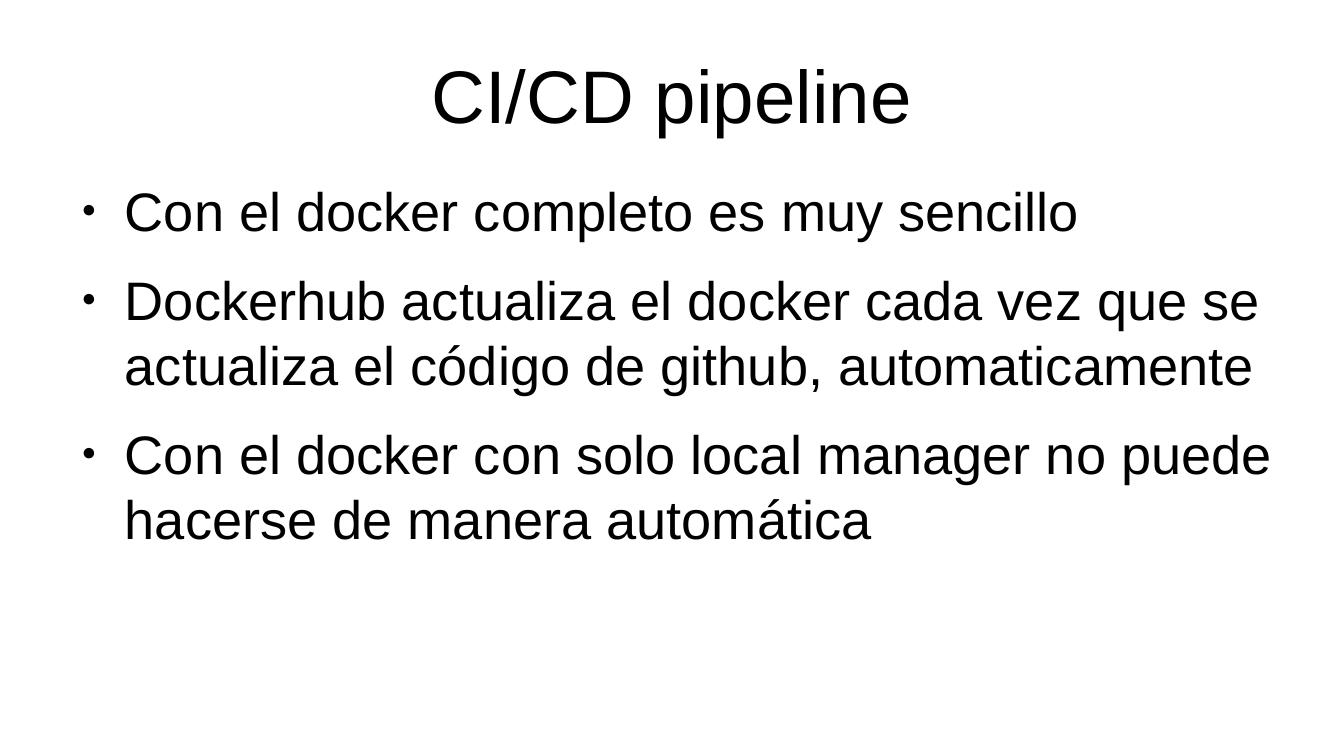
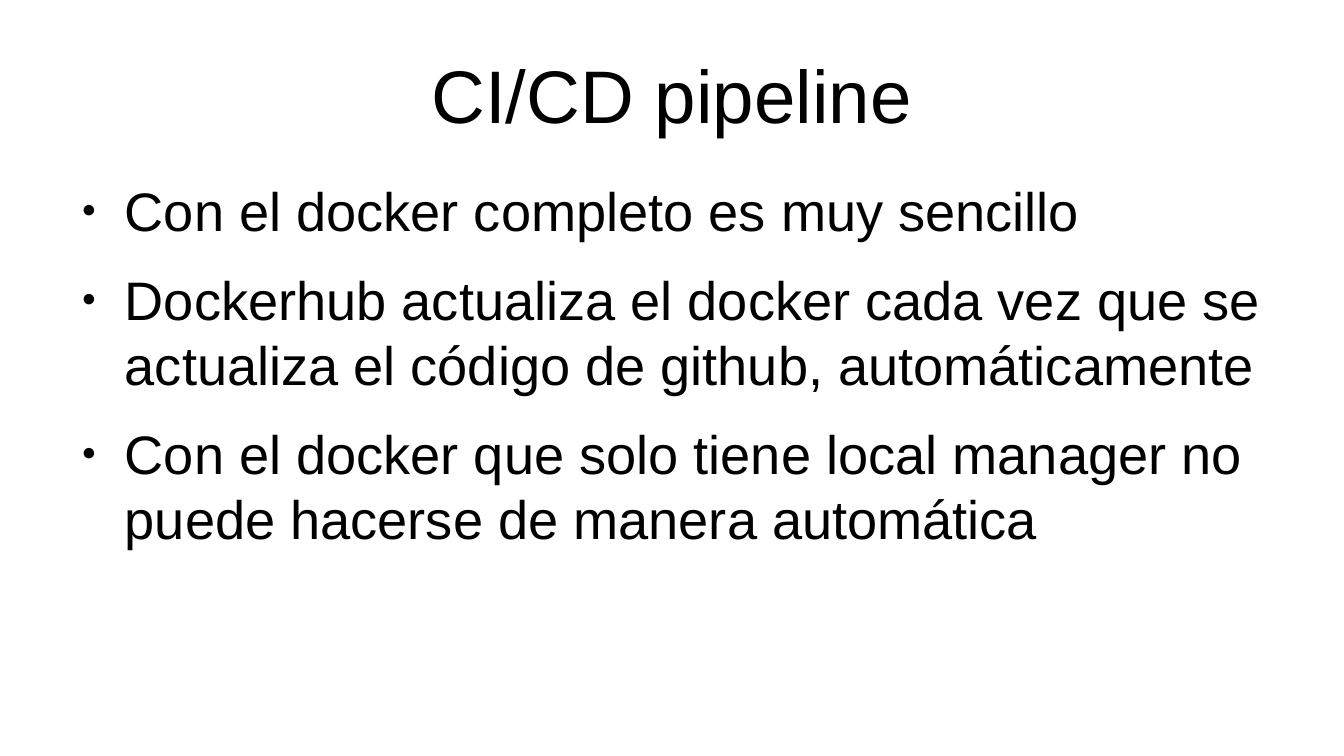
Before and after one commit to CRAGENOMICA/ngasp, a slide deck: slide 5 of docs/estado-ngasp.odp. Drawn at 1344x756 pixels with LibreOffice and Linux fonts; fonts in the diff are those of the drawing. Boxes give left, top, right and bottom in pixels: in the first picture for what was removed or moved away, otherwise in the second. Text is boxed around its words. In the diff, an @@ line names an element or a change of style, - is before the commit and + after.

```diff
--- a/docs/estado-ngasp.odp
+++ b/docs/estado-ngasp.odp
@@ text at [125,280,1260,548]: text changed @@
-● Dockerhub actualiza el docker cada vez que se actualiza el código de github, automaticamente
-● Con el docker con solo local manager no puede hacerse de manera automática
+● Dockerhub actualiza el docker cada vez que se actualiza el código de github, automáticamente
+● Con el docker que solo tiene local manager no puede hacerse de manera automática
```
Also in this commit, not shown: 1 other slide changed, 2 other files.
